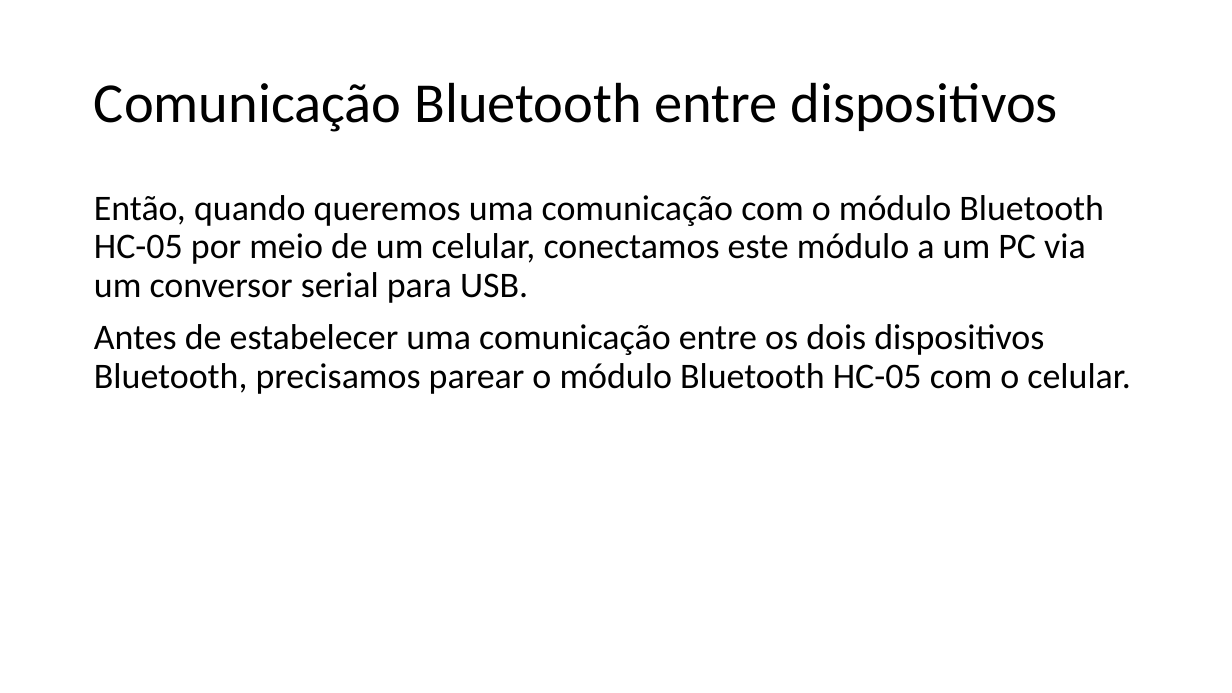
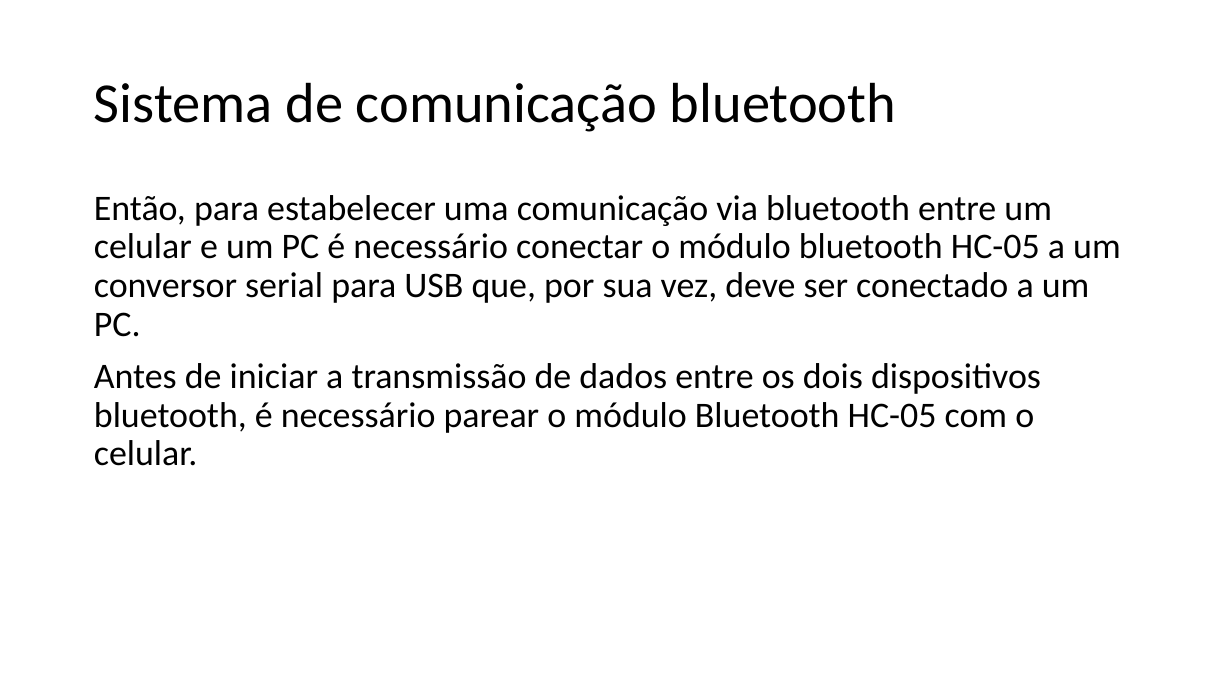
Before and after one commit to salmo-jr/public-slides, a slide deck: slide 20 of arduino-bluetooth.pptx (slide 10 before the commit). Drawn at 1232x693 pixels with LibreOffice and Linux fonts; fonts in the diff are those of the drawing. Boxes give left, top, right and bottom in pixels: in the first picture for what was removed or moved away, otherwise in the second. Text is boxed around its words. In the diff, an @@ line names an element or a change of style, - is before the commit and + after.

```diff
--- a/arduino-bluetooth.pptx
+++ b/arduino-bluetooth.pptx
@@ title at (94, 82, 896, 132): text changed @@
-Comunicação Bluetooth entre dispositivos
+Sistema de comunicação bluetooth
@@ text at (94, 195, 1121, 466): text changed @@
-Então, quando queremos uma comunicação com o módulo Bluetooth HC-05 por meio de um celular, conectamos este módulo a um PC via um conversor serial para USB.
-Antes de estabelecer uma comunicação entre os dois dispositivos Bluetooth, precisamos parear o módulo Bluetooth HC-05 com o celular.
+Então, para estabelecer uma comunicação via bluetooth entre um celular e um PC é necessário conectar o módulo bluetooth HC-05 a um conversor serial para USB que, por sua vez, deve ser conectado a um PC.
+Antes de iniciar a transmissão de dados entre os dois dispositivos bluetooth, é necessário parear o módulo Bluetooth HC-05 com o celular.
```
Also in this commit, not shown: 7 other slides changed, 19 slides added, 1 slide removed, 5 other files.
